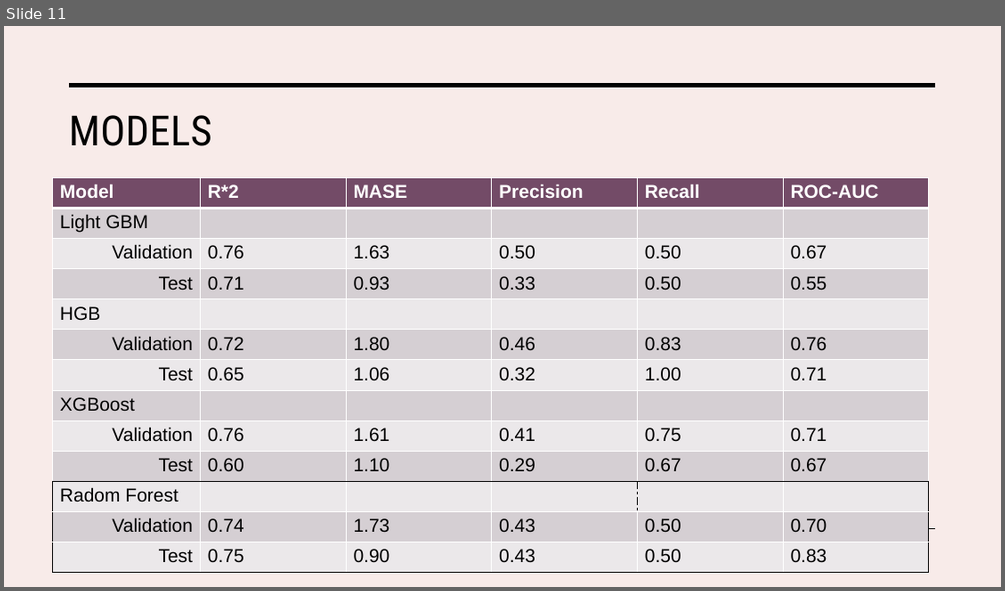
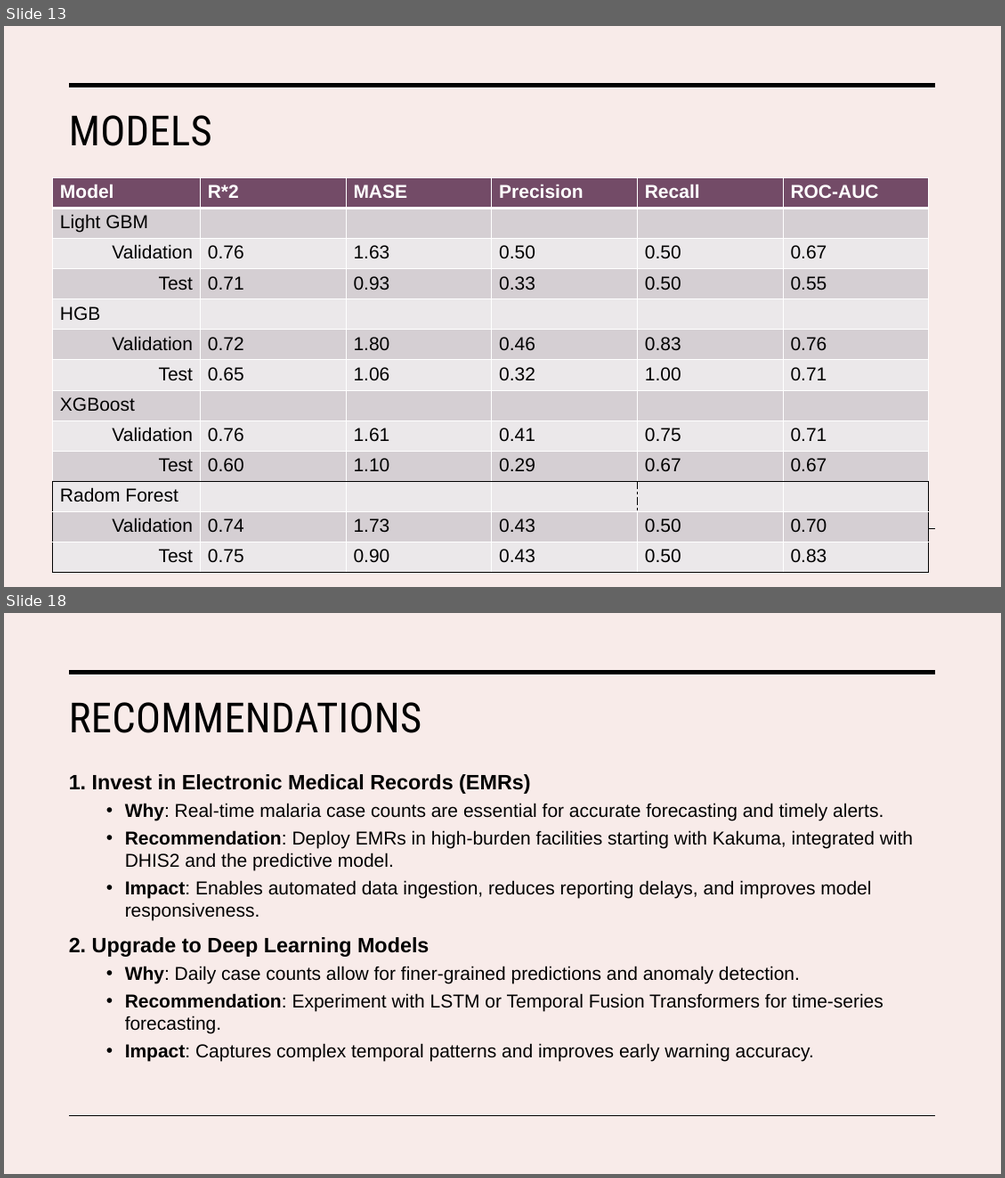
Before and after one commit to H-Rumenya/Malaria-Predictive-Model, a slide deck: Malaria_Predictive_model.pptx. Shown one above the other, each under a label of ours: slide 11 before the commit, slides 13 and 18 after it; the slides between them are not shown. The pictures are 1005x591 and 1005x1178 pixels, drawn with LibreOffice and Linux fonts; fonts in the diff are those of the drawing. Boxes give left, top, right and bottom in pixels: in the first picture for what was removed or moved away, otherwise in the second. Text is boxed around its words. In the diff, an @@ line names an element or a change of style, - is before the commit and + after.

```diff
--- a/Malaria_Predictive_model.pptx
+++ b/Malaria_Predictive_model.pptx
@@ slide 18 added at (x1=4, y1=613, x2=1001, y2=1174), background #F8EBE9; not listed: 2 template elements that a slide beside it also shows @@
@@ title added at (x1=69, y1=702, x2=421, y2=733), 40 pt, text #000000 @@
+RECOMMENDATIONS
@@ text added at (x1=69, y1=774, x2=913, y2=1062), 18 pt, text #000000 @@
+1. Invest in Electronic Medical Records (EMRs)
+  • Why: Real-time malaria case counts are essential for accurate forecasting and timely alerts.
+  • Recommendation: Deploy EMRs in high-burden facilities starting with Kakuma, integrated with DHIS2 and the predictive model.
+  • Impact: Enables automated data ingestion, reduces reporting delays, and improves model responsiveness.
+2. Upgrade to Deep Learning Models
+  • Why: Daily case counts allow for finer-grained predictions and anomaly detection.
+  • Recommendation: Experiment with LSTM or Temporal Fusion Transformers for time-series forecasting.
+  • Impact: Captures complex temporal patterns and improves early warning accuracy.
@@ what was slide 11 is now slide 13 @@
```
Also in this commit, not shown: 14 slides changed, 5 other slides added, 1 slide removed, 15 other files.
